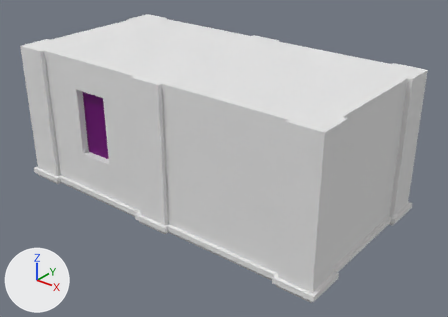
Before and after pictures for a commit that changed the glTF model Assets/Buildings/TempBlockout/bigrect_mid_2.glb.
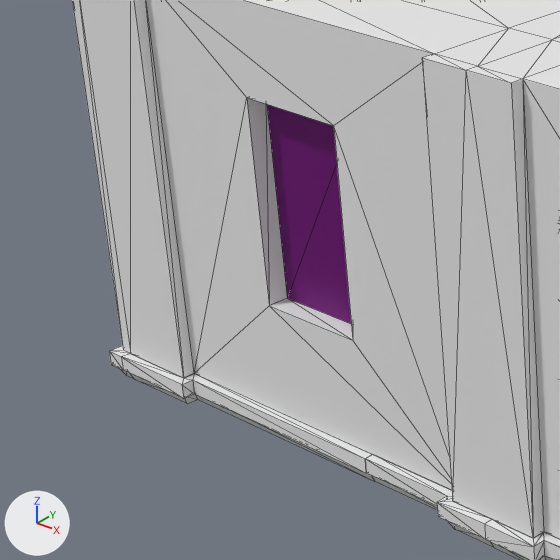
The first picture shows the older version from a 50 mm camera at (10.72, -12.85, 9.26) aimed at (0.5, -0.09, 1.35). The close-ups show both versions on the part from 0% to 39% of the width and 19% to 73% of the height of that picture; other places that the commit changed are outside them. Lighting does not change. The marker at lower left points along +X, +Y and +Z. The close-ups show mesh edges as thin lines. Vertices at the same position are counted once.

Names of what the first close-up shows: 'bigrect_mid_2'.
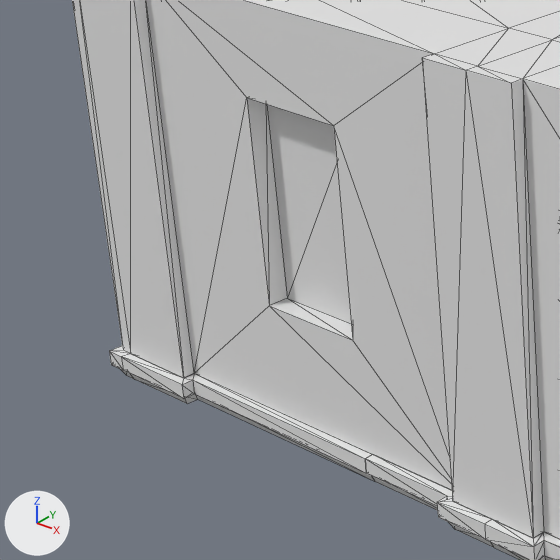
The newer file is also turned or shifted as a whole; pictures and numbers use the older file's frame.

Location of each change, (x1, y1, x2, y2) in pixels of the close-ups (560 x 560 px):
part 1 of me_cube_103, recoloured
    both: (72, 0, 560, 560)
part 2 of me_cube_103, recoloured (purple to grey)
    both: (267, 104, 351, 324)

Patch to the scene script:
```diff
--- a/Assets/Buildings/TempBlockout/bigrect_mid_2.glb.py
+++ b/Assets/Buildings/TempBlockout/bigrect_mid_2.glb.py
@@ me_cube_103 @@
 me_cube_103.from_pydata(...)  # 394 vertices, 658 faces; spans x -5.22..5.22, y -2.72..2.72, z 0.0..4.28
 # used by ob_bigrect_mid_2; location = (0.0, 0.0, 0.0)
+# me_cube_103 part 1: all 652 faces that had it switch from mat_textured_limestone_brick_002 to no material
+# me_cube_103 part 2: all 6 faces that had it switch from mat_glass_001 (purple #7a0081) to no material
```
